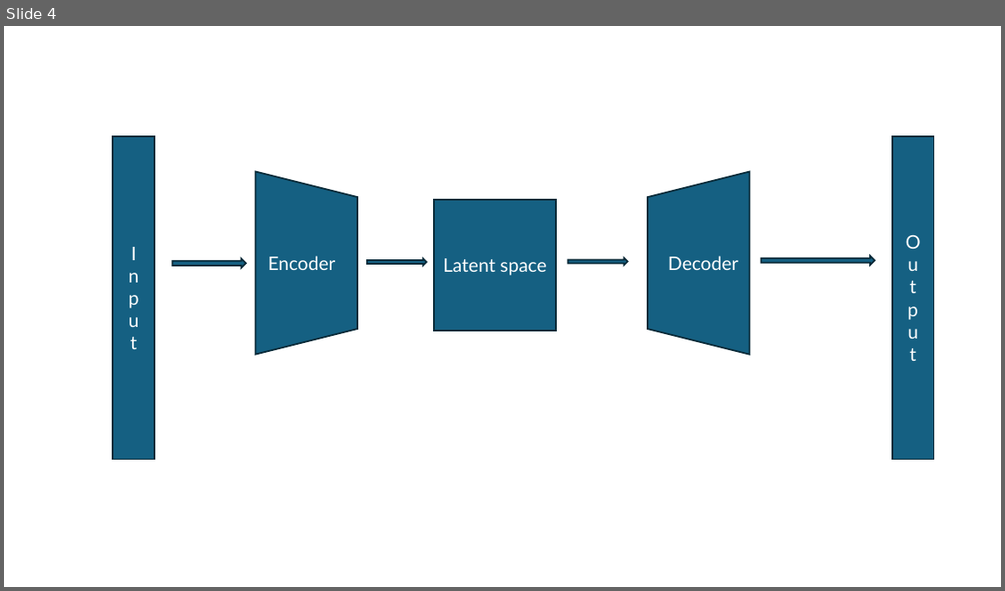
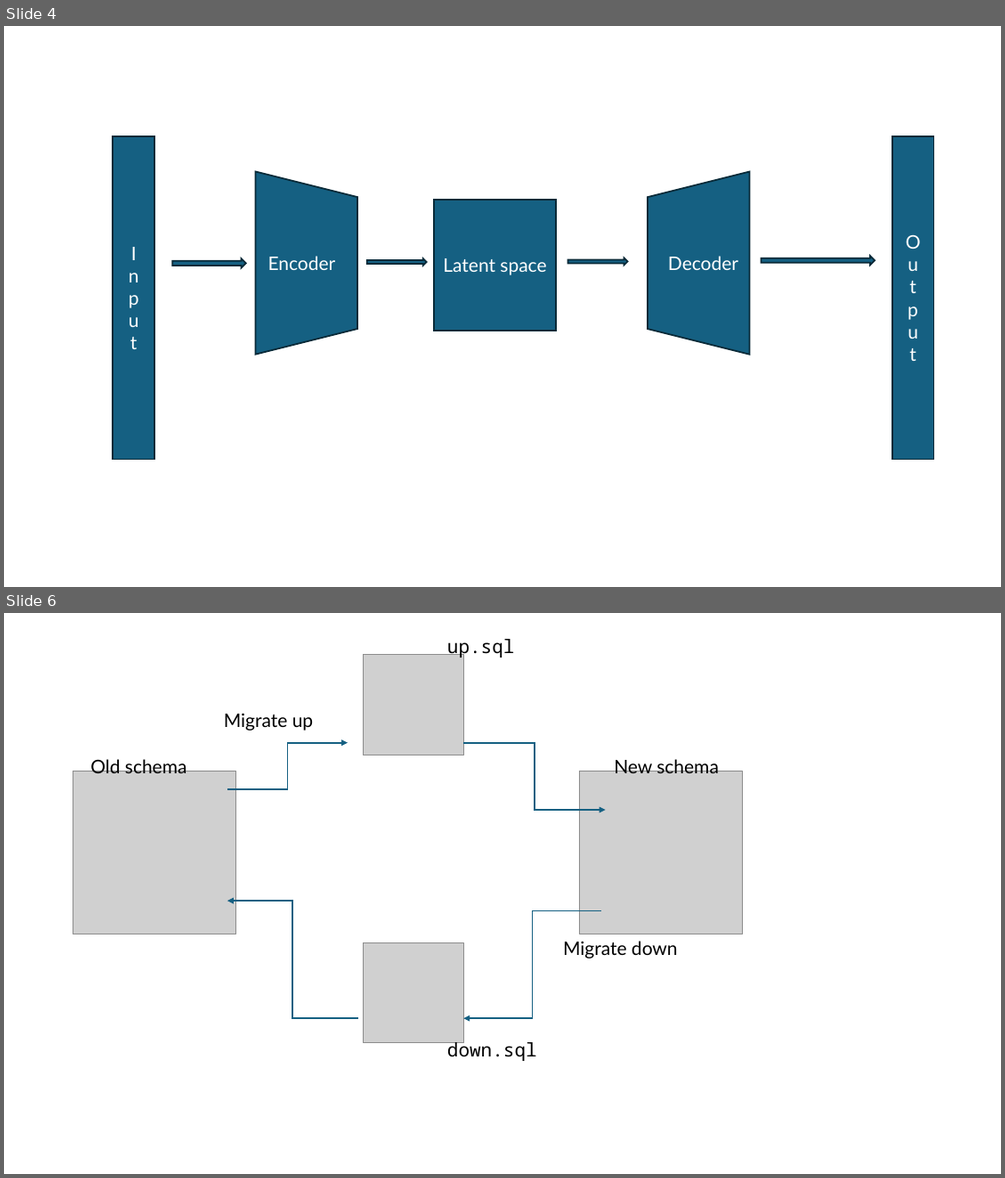
Before and after one commit to stringfestdata/images-for-web-embeds, a slide deck: ppt-staging-for-web-embeds.pptx. Shown one above the other, each under a label of ours: slide 4 before the commit, slides 4 and 6 after it; the slides between them are not shown. The pictures are 1005x591 and 1005x1178 pixels, drawn with LibreOffice and Linux fonts; fonts in the diff are those of the drawing; grey boxes stand for pictures. Boxes give left, top, right and bottom in pixels: in the first picture for what was removed or moved away, otherwise in the second. Text is boxed around its words. In the diff, an @@ line names an element or a change of style, - is before the commit and + after.

```diff
--- a/ppt-staging-for-web-embeds.pptx
+++ b/ppt-staging-for-web-embeds.pptx
@@ slide 6 added at <box>4,613,1001,1174</box>, background #FFFFFF @@
@@ text added at <box>447,639,537,1061</box>, 18 pt, text #000000 @@
+up.sql
+down.sql
@@ picture added at <box>363,655,463,755</box> @@
@@ text added at <box>224,713,313,730</box>, 18 pt, text #000000 @@
+Migrate up
@@ elbow arrow added from (227, 789) to (348, 743), #156082 1.5 pt @@
@@ elbow arrow added from (464, 743) to (606, 810), #156082 1.5 pt @@
@@ picture added at <box>73,771,236,934</box> @@
@@ text added at <box>90,756,719,774</box>, 18 pt, text #000000 @@
+Old schema New schema
@@ picture added at <box>579,771,743,934</box> @@
@@ elbow arrow added from (358, 1018) to (227, 900), #156082 1.5 pt @@
@@ elbow arrow added from (600, 910) to (464, 1018), #156082 1.5 pt @@
@@ picture added at <box>364,943,464,1043</box> @@
@@ text added at <box>563,941,678,958</box>, 18 pt, text #000000 @@
+Migrate down
```
